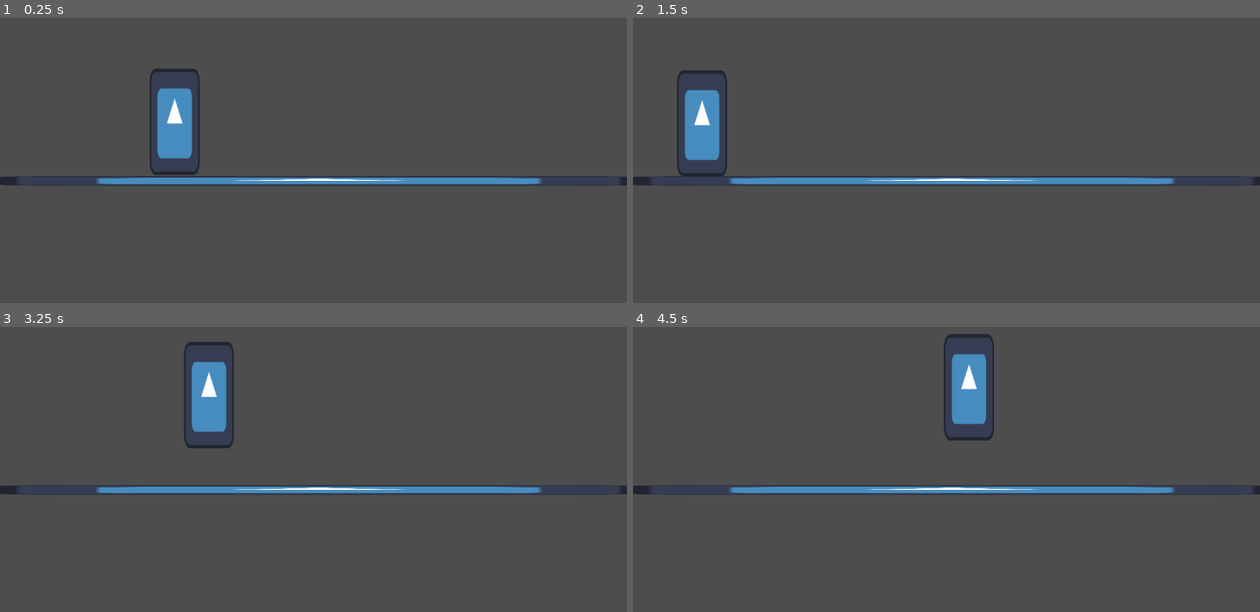
Above: before the commit, frames 1-4 (two rows, left to right).
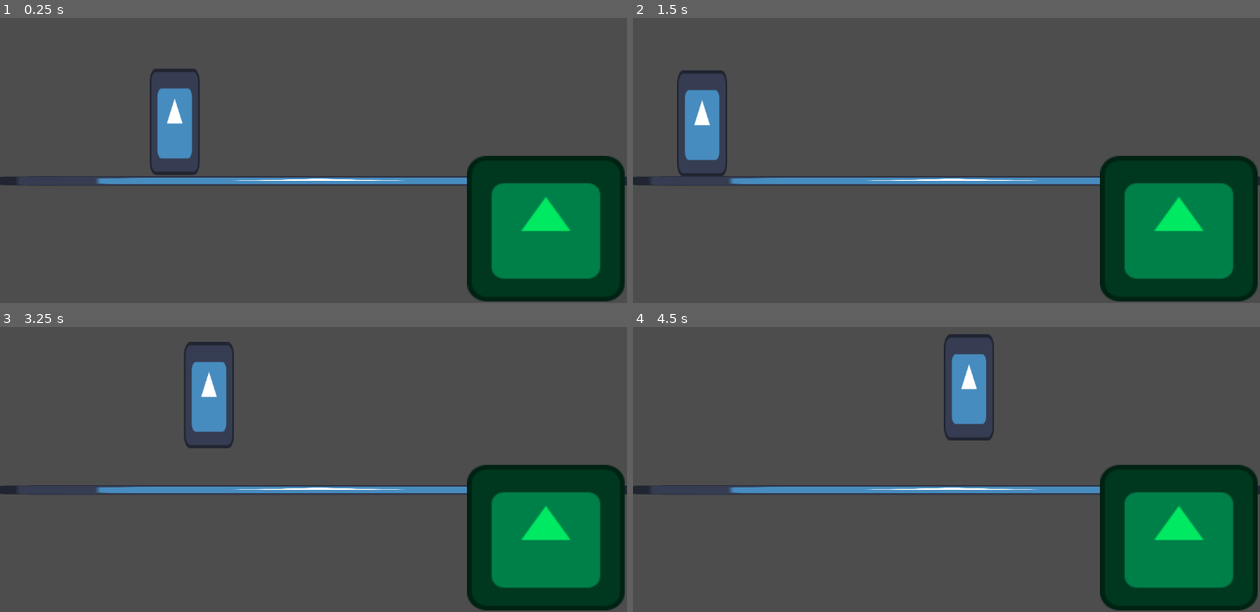
Above: after the commit, the same moments.

Repository: LordPapin/P_M_y_M
Game: Godot game, scene res://scenas/eventos_twitchs/evento_twitch_1.tscn
Same seed, same stepped clock (60 frames per second), same inputs: the game is played once before the commit and once after it. The project has no main scene, so this scene is started directly. The engine's default icon, where the game draws it, is replaced by a stand-in: a white triangle on a blue panel in a dark square.
Inputs (mouse positions are in pixels of both pictures, inside the frame that each line leads up to):
- Up to frame 1 (0.25 s): no input
- Up to frame 2 (1.5 s): tap Enter at 0.5 s; move the mouse to (1084, 109) at 0.52 s; click (1084, 109) at 0.67 s; move the mouse to (821, 143) at 1.27 s; click (821, 143) at 1.42 s
- Up to frame 3 (3.25 s): move the mouse to (376, 358) at 2.02 s; click (376, 358) at 2.17 s; tap Space at 2.75 s; move the mouse to (282, 506) at 2.77 s; click (282, 506) at 2.92 s
- Up to frame 4 (4.5 s): move the mouse to (1134, 489) at 3.52 s; click (1134, 489) at 3.67 s; tap Enter at 4.25 s; move the mouse to (758, 384) at 4.27 s; click (758, 384) at 4.42 s

The runs differ from the first frame. In frame 1, 13% of the frame differs, in the area x 74-100%, y 48-100%; in frame 2, 13%; in frame 3, 13%; in frame 4, 13%.

Commit message:
jerarquia de nodos de luther

Diff:
--- a/p-m-y-m/project.godot
+++ b/p-m-y-m/project.godot
@@ -13,3 +13,11 @@
 config/name="P_M_y_M"
 config/features=PackedStringArray("4.5", "Forward Plus")
 config/icon="res://icon.svg"
+
+[input]
+
+dispararLengua={
+"deadzone": 0.2,
+"events": [Object(InputEventMouseButton,"resource_local_to_scene":false,"resource_name":"","device":-1,"window_id":0,"alt_pressed":false,"shift_pressed":false,"ctrl_pressed":false,"meta_pressed":false,"button_mask":0,"position":Vector2(0, 0),"global_position":Vector2(0, 0),"factor":1.0,"button_index":1,"canceled":false,"pressed":false,"double_click":false,"script":null)
+]
+}
--- a/p-m-y-m/scenas/eventos_twitchs/evento_twitch_1.tscn
+++ b/p-m-y-m/scenas/eventos_twitchs/evento_twitch_1.tscn
@@ -1,7 +1,8 @@
-[gd_scene load_steps=8 format=3 uid="uid://cdy0t71ivgmlr"]
+[gd_scene load_steps=9 format=3 uid="uid://cdy0t71ivgmlr"]
 
 [ext_resource type="Script" uid="uid://br6wrbsq3vh82" path="res://scenas/eventos_twitchs/NPC1.gd" id="1_nunfk"]
 [ext_resource type="Texture2D" uid="uid://j20ljbkoky5g" path="res://icon.svg" id="1_qvj33"]
+[ext_resource type="Script" uid="uid://cfd5xdngpyfhd" path="res://scenas/eventos_twitchs/luther.gd" id="3_r6r7q"]
 
 [sub_resource type="RectangleShape2D" id="RectangleShape2D_nunfk"]
 size = Vector2(86, 106)
@@ -83,3 +84,21 @@
 
 [node name="pos4" type="Marker2D" parent="jump_points"]
 position = Vector2(284, 28)
+
+[node name="Luther" type="Node2D" parent="."]
+position = Vector2(1003, 511)
+script = ExtResource("3_r6r7q")
+metadata/_edit_group_ = true
+
+[node name="boca" type="Marker2D" parent="Luther"]
+position = Vector2(-148, -47)
+
+[node name="Sprite2D" type="Sprite2D" parent="Luther"]
+modulate = Color(0, 0.9137255, 0.38431373, 1)
+scale = Vector2(2.2656252, 2.0937502)
+texture = ExtResource("1_qvj33")
+
+[node name="lengua" type="Line2D" parent="Luther"]
+visible = false
+position = Vector2(-148, -47)
+default_color = Color(1, 0, 0, 1)
--- /dev/null
+++ b/p-m-y-m/scenas/eventos_twitchs/luther.gd
@@ -0,0 +1 @@
+extends Node2D
Not shown, added: p-m-y-m/scenas/eventos_twitchs/luther.gd.uid
